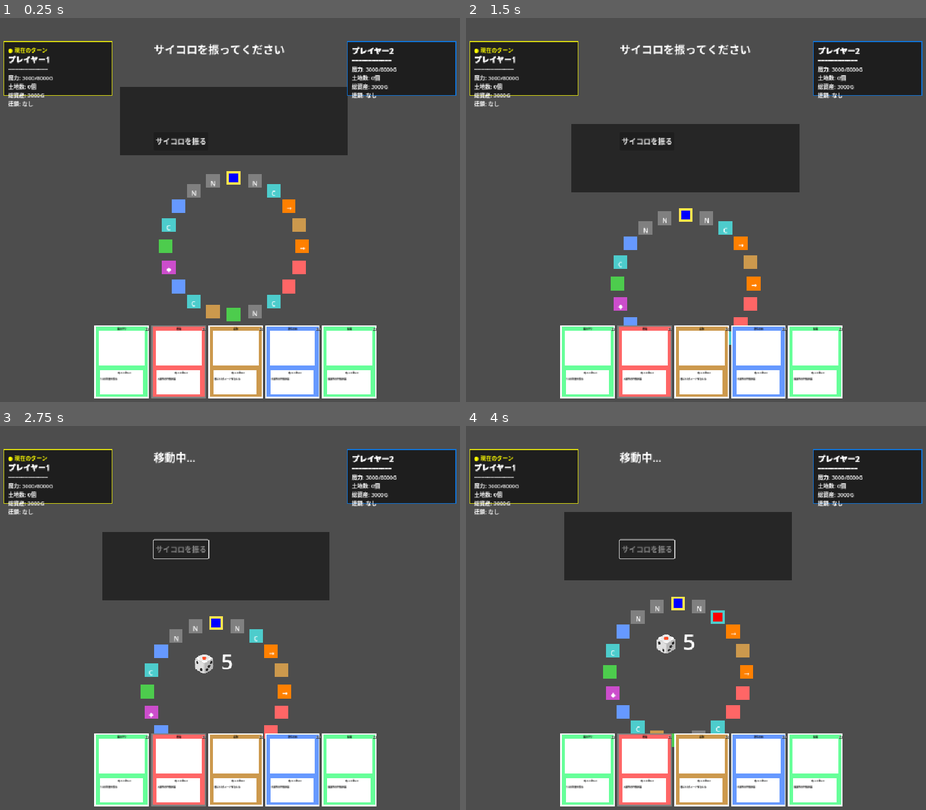
Above: before the commit, frames 1-4 (two rows, left to right).
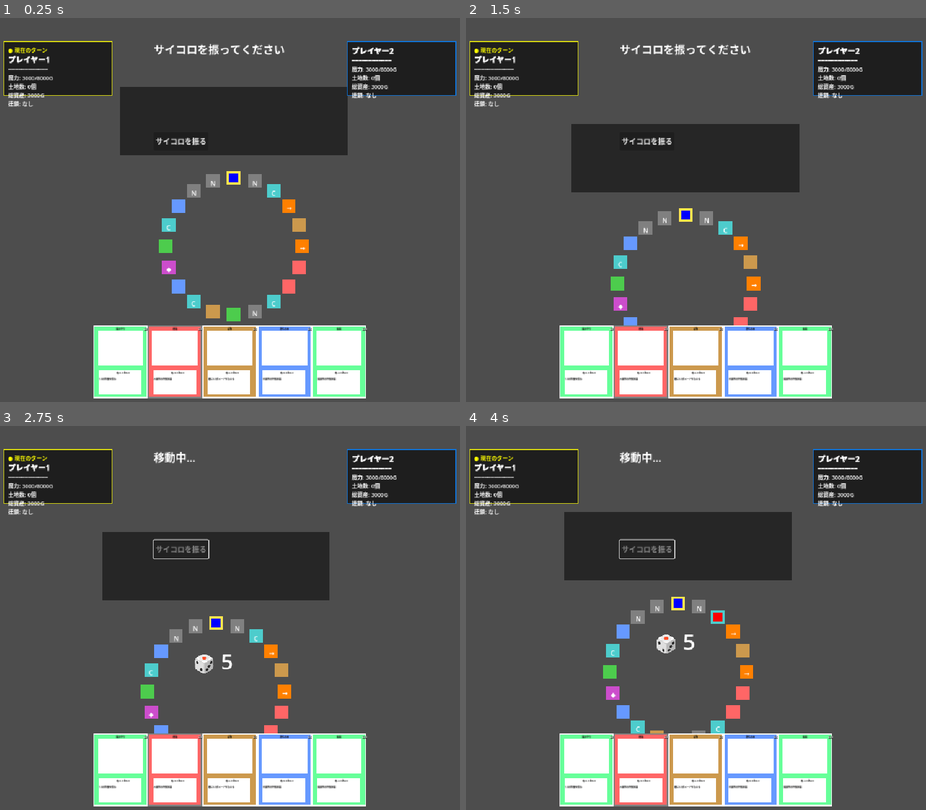
Above: after the commit, the same moments.

Repository: hiro0909yoshi/cardbattlegame
Game: Godot game, scene res://scenes/game.tscn
Two runs of this game, one before a commit and one after it. Both use one fixed random seed, a clock stepped at 60 frames per second and the inputs below.
Inputs (mouse positions are in pixels of both pictures, inside the frame that each line leads up to):
- Up to frame 1 (0.25 s): no input
- Up to frame 2 (1.5 s): tap Enter at 0.5 s; move the mouse to (797, 190) at 0.52 s; hold Right (ui_right) 0.53-1.25 s; tap F at 0.6 s; click (797, 190) at 0.67 s; tap Space at 0.77 s; drag from (599, 229) to (673, 286) at 1.27 s
- Up to frame 3 (2.75 s): click "サイコロを振る" at 2 s
- Up to frame 4 (4 s): tap Space at 2.75 s; move the mouse to (742, 533) at 2.77 s; hold Right (ui_right) 2.78-3.5 s; tap R at 2.85 s; drag from (673, 694) to (553, 560) at 3.52 s

The runs differ from the first frame. In frame 1, 3.2% of the frame differs, in the area x 20-82%, y 80-100%; in frame 2, 3.2%; in frame 3, 3.2%; in frame 4, 3.2%.

Commit message:
カメラ追加

Diff:
--- a/scripts/card_system.gd
+++ b/scripts/card_system.gd
@@ -13,6 +13,8 @@
 const INITIAL_HAND_SIZE = 5
 const CARD_COST_MULTIPLIER = 10
 const CARDS_PER_TYPE = 3
+const CARD_WIDTH = 100      # カードの幅
+const CARD_SPACING = 20     # カード間の間隔
 
 # カード管理
 var card_scene = preload("res://scenes/Card.tscn")
@@ -134,7 +136,11 @@
 
 	var viewport_size = get_viewport().get_visible_rect().size
 	var card_y = viewport_size.y - 170
-	card.position = Vector2(220 + index * 125, card_y)
+
+	# 画面中心から配置を計算
+	var total_width = INITIAL_HAND_SIZE * (CARD_WIDTH + CARD_SPACING)
+	var start_x = (viewport_size.x - total_width) / 2
+	card.position = Vector2(start_x + index * (CARD_WIDTH + CARD_SPACING), card_y)
 
 	if card.has_method("load_card_data"):
 		card.load_card_data(card_data.id)
@@ -174,10 +180,15 @@
 	var viewport_size = get_viewport().get_visible_rect().size
 	var card_y = viewport_size.y - 150
 
+	# 現在の手札枚数に応じて中心から再配置
+	var hand_size = player_nodes.size()
+	var total_width = hand_size * (CARD_WIDTH + CARD_SPACING)
+	var start_x = (viewport_size.x - total_width) / 2
+
 	for i in range(player_nodes.size()):
 		var card = player_nodes[i]
 		if card and is_instance_valid(card):
-			card.position = Vector2(100 + i * 120, card_y)
+			card.position = Vector2(start_x + i * (CARD_WIDTH + CARD_SPACING), card_y)
 			if card.has_method("set_selectable"):
 				card.card_index = i
 
